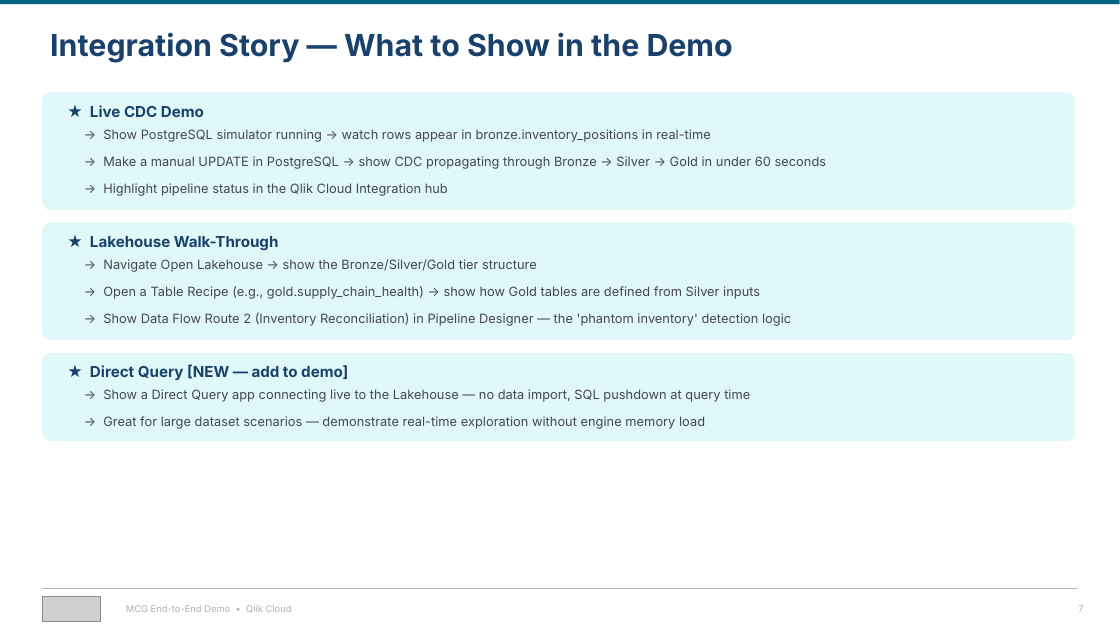
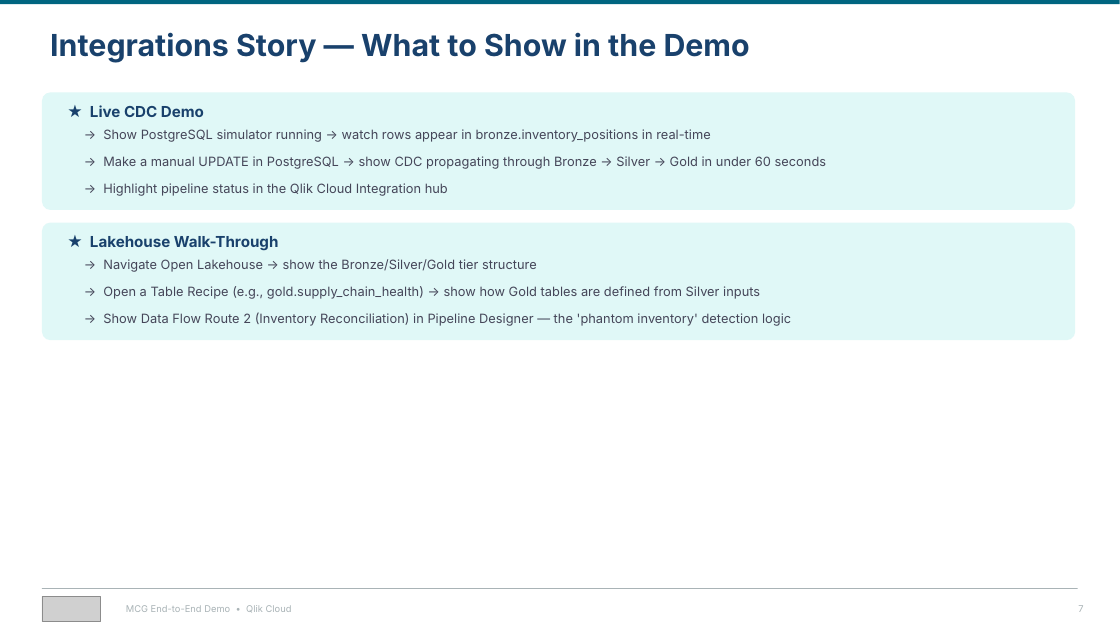
Before and after one commit to robertschoenfeldqlik/meridan_retail_group_qlik_demo_assets, a slide deck: slide 7 of MCG_Demo_Overview_Four_Stories.pptx. Drawn at 1120x630 pixels with LibreOffice and Linux fonts; fonts in the diff are those of the drawing; grey boxes stand for pictures. Boxes give left, top, right and bottom in pixels: in the first picture for what was removed or moved away, otherwise in the second. Text is boxed around its words. In the diff, an @@ line names an element or a change of style, - is before the commit and + after.

```diff
--- a/MCG_Demo_Overview_Four_Stories.pptx
+++ b/MCG_Demo_Overview_Four_Stories.pptx
@@ text at (50,32,750,63): text changed @@
-Integration Story — What to Show in the Demo
+Integrations Story — What to Show in the Demo
@@ rounded rectangle removed at (42,353,1075,441) @@
@@ text removed at (90,364,348,380) @@
-★ Direct Query [NEW — add to demo]
@@ text removed at (103,389,750,402) @@
-→ Show a Direct Query app connecting live to the Lakehouse — no data import, SQL pushdown at query time
@@ text removed at (103,416,705,429) @@
-→ Great for large dataset scenarios — demonstrate real-time exploration without engine memory load
```
Also in this commit, not shown: 17 other slides changed, 1 slide added, 21 other files.
